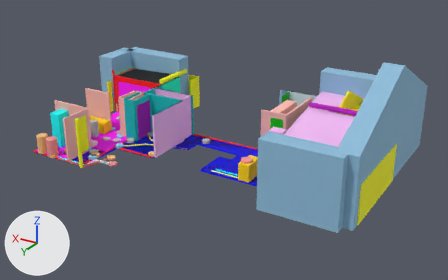
Renders of the glTF model sample/renov.glb from each side of a commit.
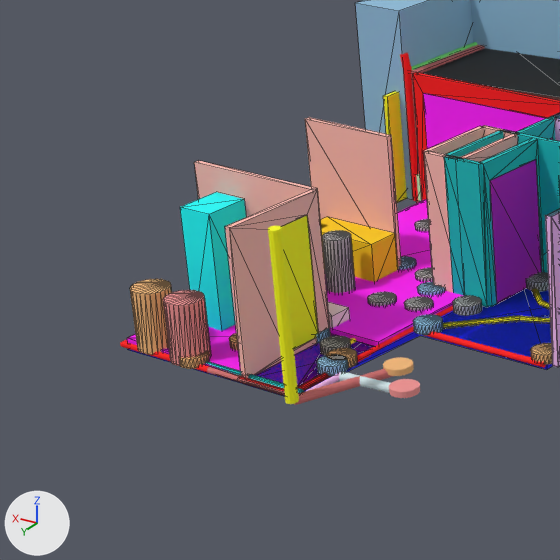
There are two pictures of each version: one whole from a 50 mm camera at (-8.0, 33.28, 14.1) aimed at (8.03, 6.56, 0.74), one close up on the part from 0% to 35% of the width and 20% to 76% of the height. Arrows for +X, +Y and +Z are at lower left; the lights stay in place. The first two pictures are the older version. The close-ups show mesh edges as thin lines.

The first close-up shows 'Cupboard Pine Shelves', 'Demolish Ext Wall', 'Demolish Int Wall.009', 'Door Interior Cavity Slider', 'Door Remove and Dump.001', 'False Floor .001', 'General', 'Roof Trough Medium', 'Scaffold', 'Scaffold.001', 'Wall Int.006', 'Wall Int.008' and 56 more.
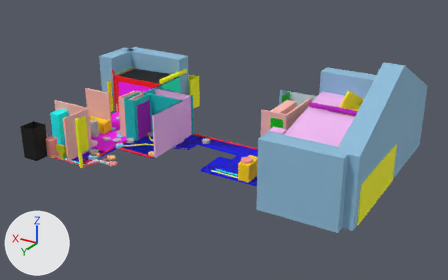
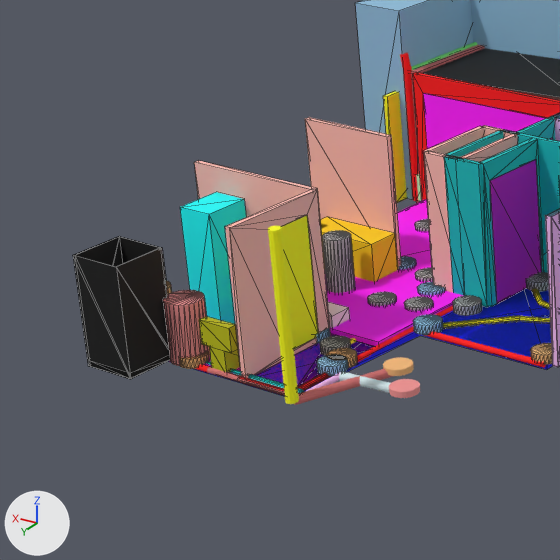
Changed parts and their boxes (x1, y1, x2, y2) in the close-ups (560 x 560 px):
```json
{"object": "Shower Unit", "change": "now drawn", "after": [73, 236, 170, 379], "on screen": "black"}
{"object": "Toilet Floor Pan and Cistern", "change": "now drawn", "after": [199, 316, 240, 372], "on screen": "yellow"}
{"object": "Electrical Fixture", "change": "unchanged, covered by the edit", "before": [130, 279, 172, 355], "after": [166, 281, 172, 294]}
```

Edits to the scene script, one JSON object a line:
```json
{"op": "add", "block": "mat_0_502_0_502_0_000_1_00", "code": ["mat_0_502_0_502_0_000_1_00 = principled_material('0.502 0.502 0.000 1.00')", "mat_0_502_0_502_0_000_1_00.base_color = (0.502, 0.502, 0.0)  # yellow #bcbc00", "mat_0_502_0_502_0_000_1_00.roughness = 0.8"]}
{"op": "add", "block": "me_toilet_floor_pan_and_cistern", "code": ["me_toilet_floor_pan_and_cistern = bpy.data.meshes.new('Toilet Floor Pan and Cistern')", "me_toilet_floor_pan_and_cistern.from_pydata(...)  # a box spanning x 14.908..15.208, y 11.228..11.828, z 0.0..0.4; a box spanning x 14.758..15.358, y 11.678..11.828, z 0.4..0.8", "me_toilet_floor_pan_and_cistern.materials.append(mat_0_502_0_502_0_000_1_00)  # yellow #bcbc00"]}
{"op": "add", "block": "me_shower_unit", "code": ["me_shower_unit = bpy.data.meshes.new('Shower Unit')", "me_shower_unit.from_pydata(...)  # 20 vertices, 44 faces; spans x 16.02..16.92, y 11.76..12.67, z 0.0..1.8", "me_shower_unit.materials.append(mat_0_000_0_000_0_000_1_00)  # black #000000"]}
{"op": "set", "path": "ob_shower_unit", "old": "bpy.data.objects.new('Shower Unit', None)", "new": "bpy.data.objects.new('Shower Unit', me_shower_unit)"}
{"op": "set", "path": "ob_toilet_floor_pan_and_cistern", "old": "bpy.data.objects.new('Toilet Floor Pan and Cistern', None)", "new": "bpy.data.objects.new('Toilet Floor Pan and Cistern', me_toilet_floor_pan_and_cistern)"}
```
